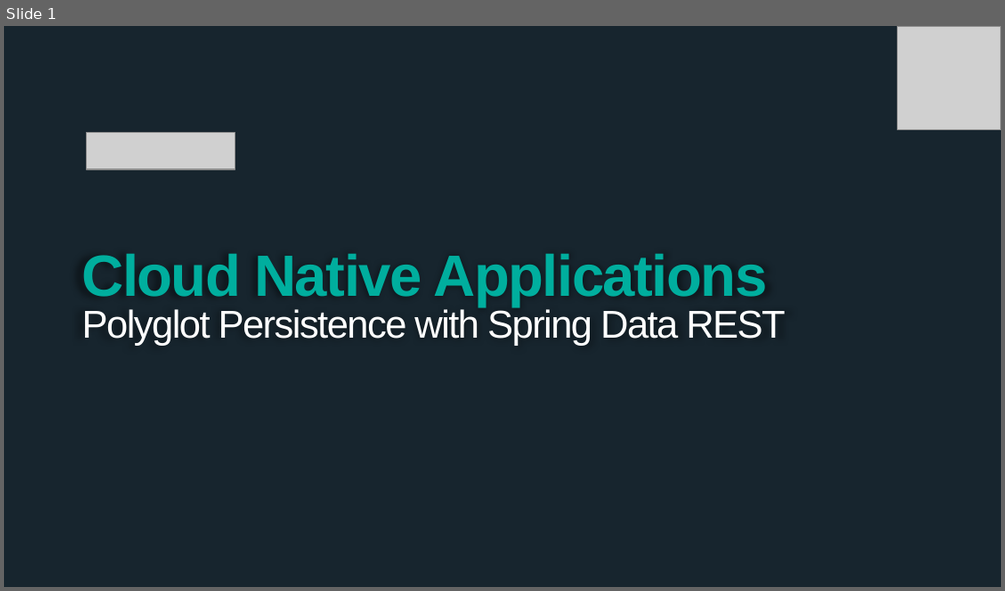
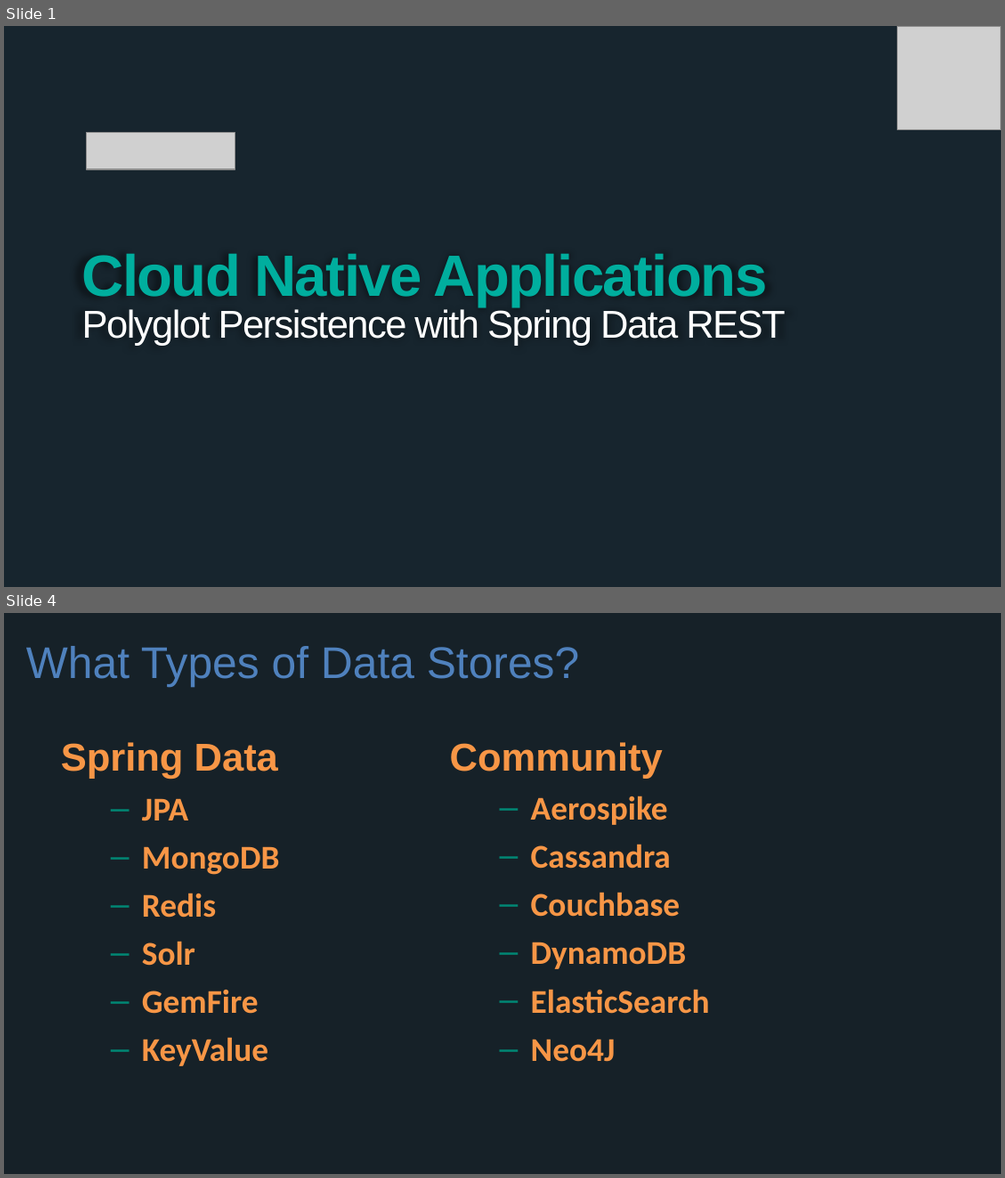
Before and after one commit to wxlund/CN-Workshop-Boeing, a slide deck: presentations/Session_3_Polyglot_Persist.pptx. Shown one above the other, each under a label of ours: slide 1 before the commit, slides 1 and 4 after it; the slides between them are not shown. The pictures are 1005x591 and 1005x1178 pixels, drawn with LibreOffice and Linux fonts; fonts in the diff are those of the drawing; grey boxes stand for pictures; background and template pictures are left out. Boxes give left, top, right and bottom in pixels: in the first picture for what was removed or moved away, otherwise in the second. Text is boxed around its words. In the diff, an @@ line names an element or a change of style, - is before the commit and + after.

```diff
--- a/presentations/Session_3_Polyglot_Persist.pptx
+++ b/presentations/Session_3_Polyglot_Persist.pptx
@@ slide 4 added at [4,613,1001,1174], background #162128 @@
@@ title added at [26,646,580,688], 32 pt, text #4F81BD @@
+What Types of Data Stores?
@@ text added at [61,742,280,1066], 24 pt, text #F79646, bold @@
+Spring Data
+  – JPA
+  – MongoDB
+  – Redis
+  – Solr
+  – GemFire
+  – KeyValue
@@ text added at [450,742,710,1062], 24 pt, text #F79646, bold @@
+Community
+  – Aerospike
+  – Cassandra
+  – Couchbase
+  – DynamoDB
+  – ElasticSearch
+  – Neo4J
```
Also in this commit, not shown: 1 slide changed, 14 other slides added.
